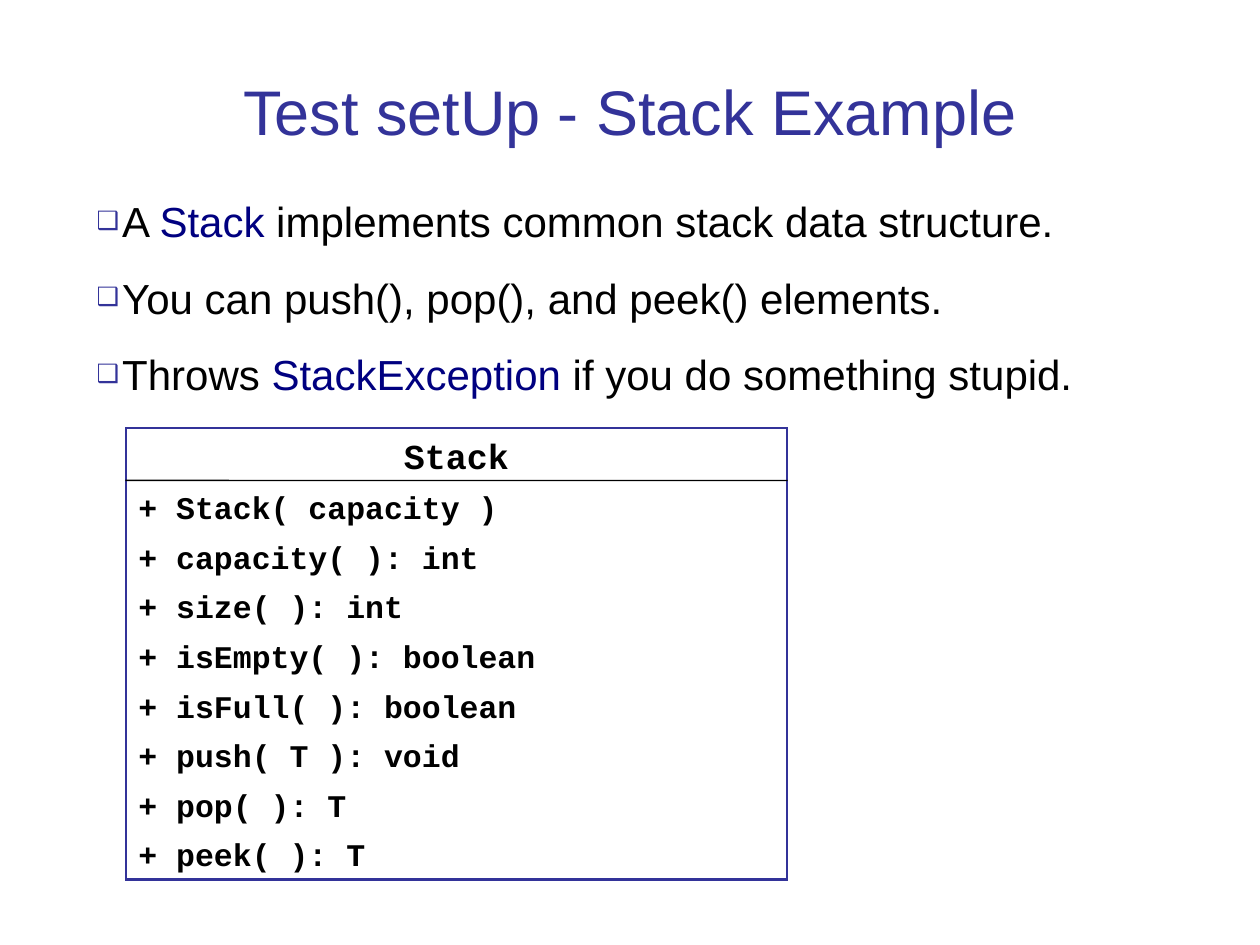
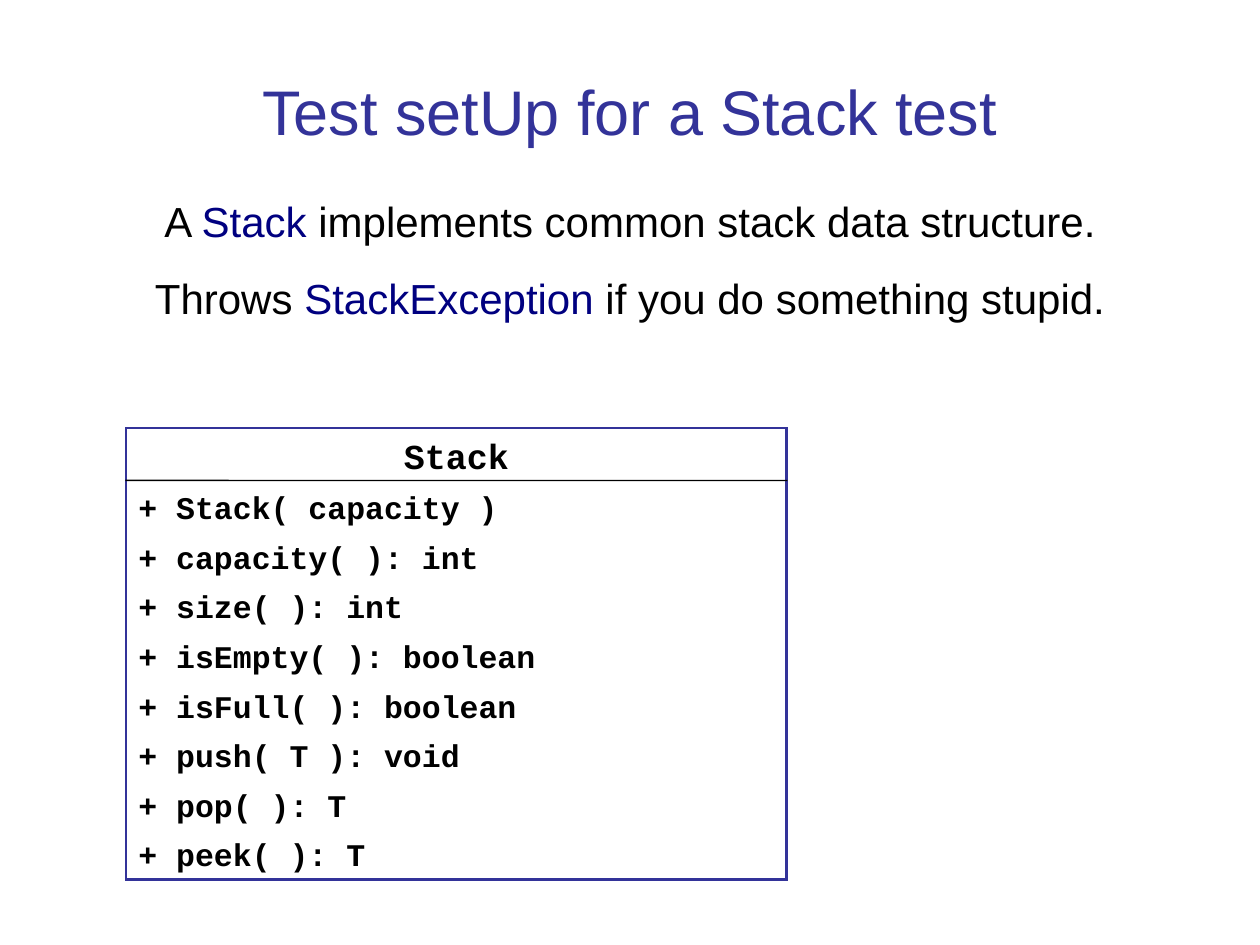
Before and after one commit to cpske/ISP, a slide deck: slide 29 of testing/PythonUnitTesting.ppt (slide 35 before the commit). Drawn at 1260x945 pixels with LibreOffice and Linux fonts; fonts in the diff are those of the drawing. Boxes give left, top, right and bottom in pixels: in the first picture for what was removed or moved away, otherwise in the second. Text is boxed around its words. In the diff, an @@ line names an element or a change of style, - is before the commit and + after.

```diff
--- a/testing/PythonUnitTesting.ppt
+++ b/testing/PythonUnitTesting.ppt
@@ title at (262, 89, 996, 147): text changed @@
-Test setUp - Stack Example
+Test setUp for a Stack test
@@ text "A Stack implements common stack ..." at (155, 206, 1105, 322): alignment left to centre; bullet ❑ to none @@
@@ text at (122, 283, 942, 322): paragraph removed @@
-❑ You can push(), pop(), and peek() elements.
```
Also in this commit, not shown: 7 other slides changed, 6 slides removed, 6 other files.
